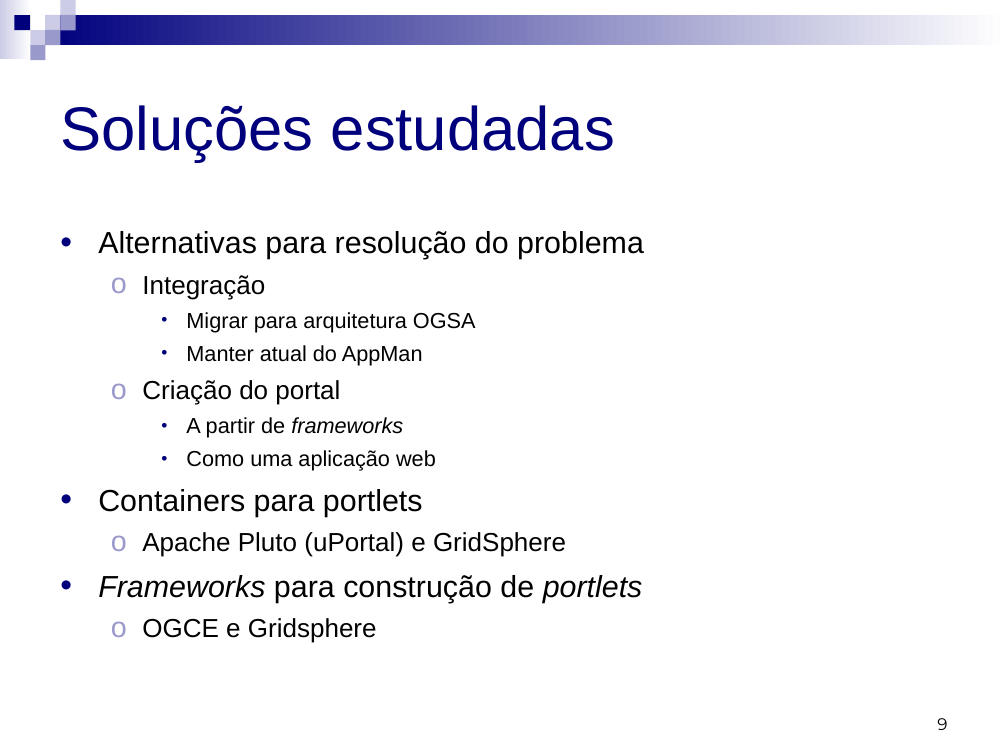
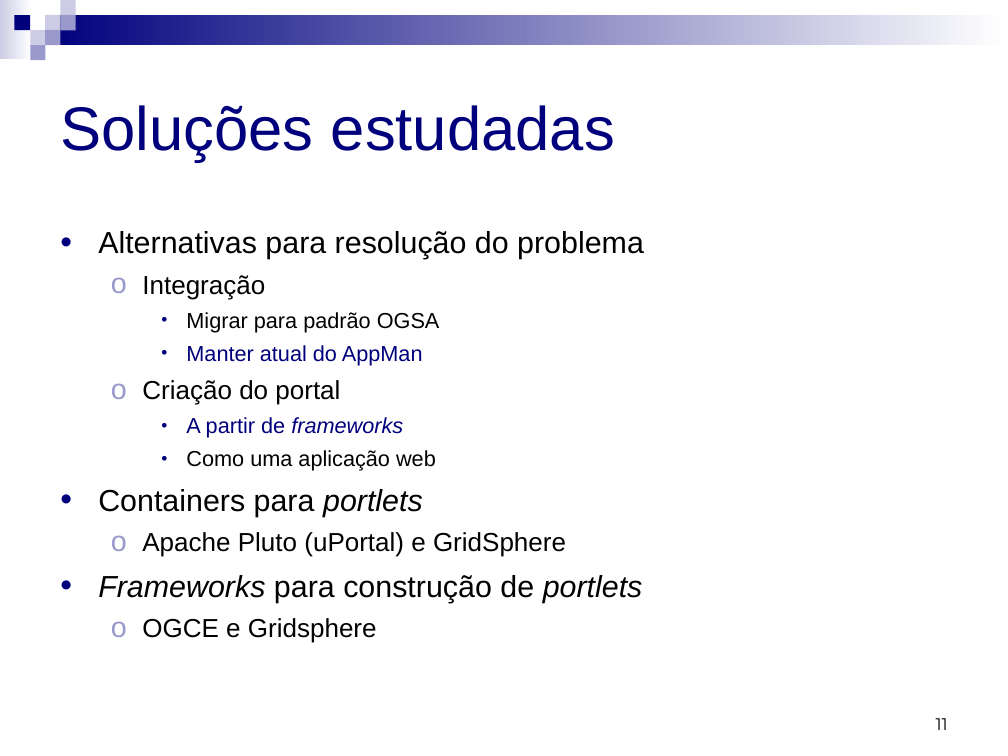
Before and after one commit to micheldavid/tcc-michel, a slide deck: slide 11 of Apresentação/Michel David da Costa - Apresentação.ppt (slide 9 before the commit). Drawn at 1008x756 pixels with LibreOffice and Linux fonts; fonts in the diff are those of the drawing. Boxes give left, top, right and bottom in pixels: in the first picture for what was removed or moved away, otherwise in the second. Text is boxed around its words. In the diff, an @@ line names an element or a change of style, - is before the commit and + after.

```diff
--- a/Apresentação/Michel David da Costa - Apresentação.ppt
+++ b/Apresentação/Michel David da Costa - Apresentação.ppt
@@ text at [186,312,440,333]: text changed @@
-    • Migrar para arquitetura OGSA
+    • Migrar para padrão OGSA
@@ text at [98,345,423,517]: text colour #000000 to #00007D in "Manter atual do AppMan", "A partir de frameworks"; italic on in "portlets" @@
@@ page number at [936,718,948,730]: text changed @@
-9
+11
```
Also in this commit, not shown: 6 other slides changed, 2 slides added, 1 slide removed.
